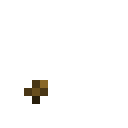
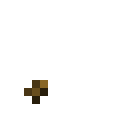
Comparing the layer stacks of the two 128x128 images. Changes:
painted on "handle" over <box>40,88,48,96</box>
